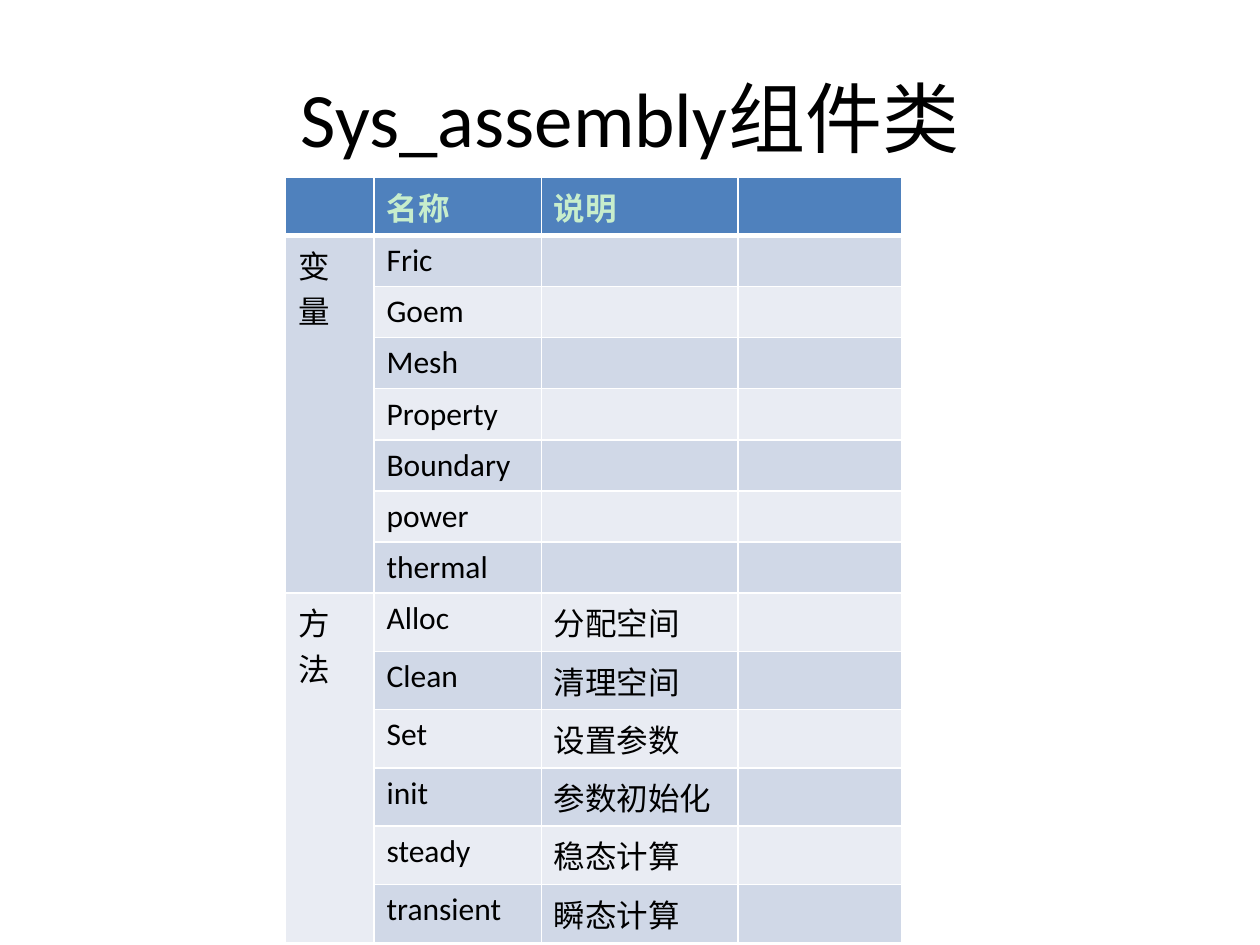
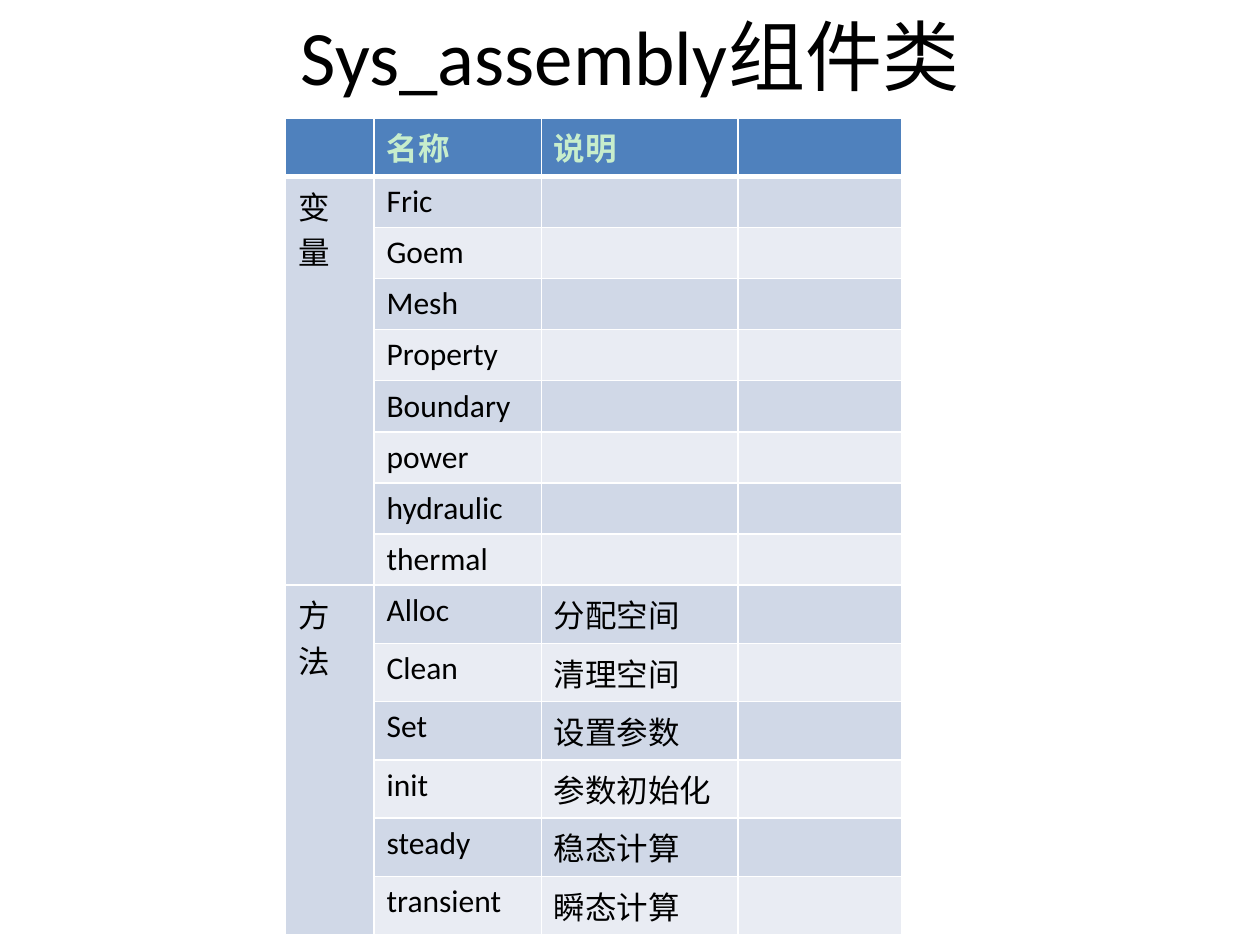
Before and after one commit to chenkangustc/assembly, a slide deck: slide 2 of assembly/debugassembly/book/程序框架.pptx. Drawn at 1260x945 pixels with LibreOffice and Linux fonts; fonts in the diff are those of the drawing. Boxes give left, top, right and bottom in pixels: in the first picture for what was removed or moved away, otherwise in the second. Text is boxed around its words. In the diff, an @@ line names an element or a change of style, - is before the commit and + after.

```diff
--- a/assembly/debugassembly/book/程序框架.pptx
+++ b/assembly/debugassembly/book/程序框架.pptx
@@ title "Sys_assembly组件类": place and size @@
-title "Sys_assembly组件类" at box(301, 83, 959, 160)
+title "Sys_assembly组件类" at box(301, 21, 959, 98)
@@ table at box(286, 118, 902, 926) @@
+row 8:  | hydraulic |  | 
@@ table: place and size @@
-table at box(286, 178, 902, 934)
+table at box(286, 118, 902, 926)
```
Also in this commit, not shown: 3 slides added, 36 other files.
